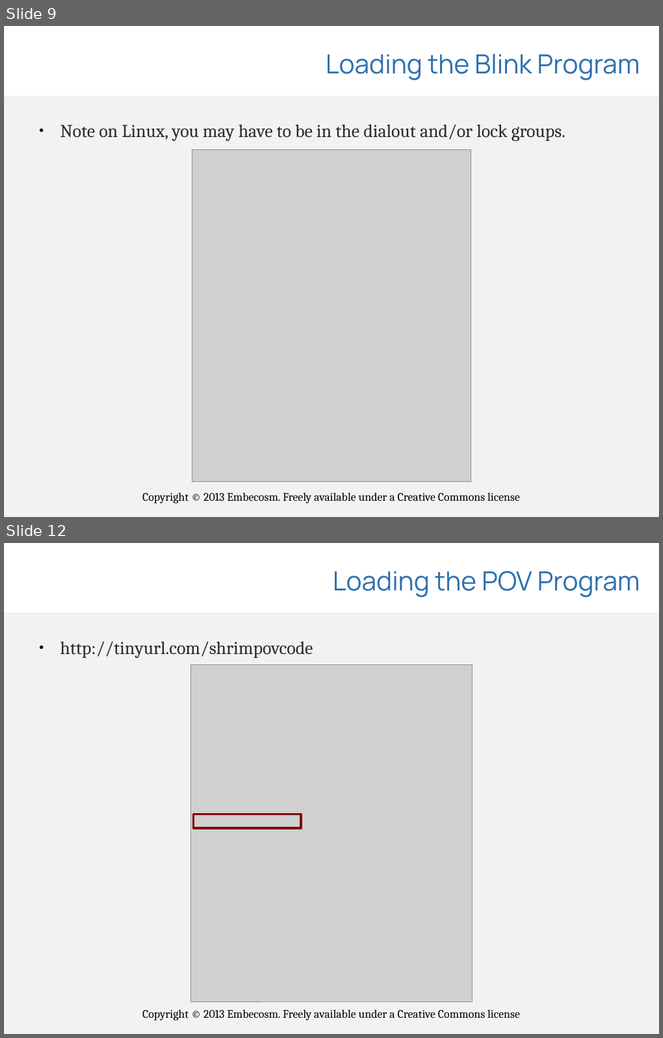
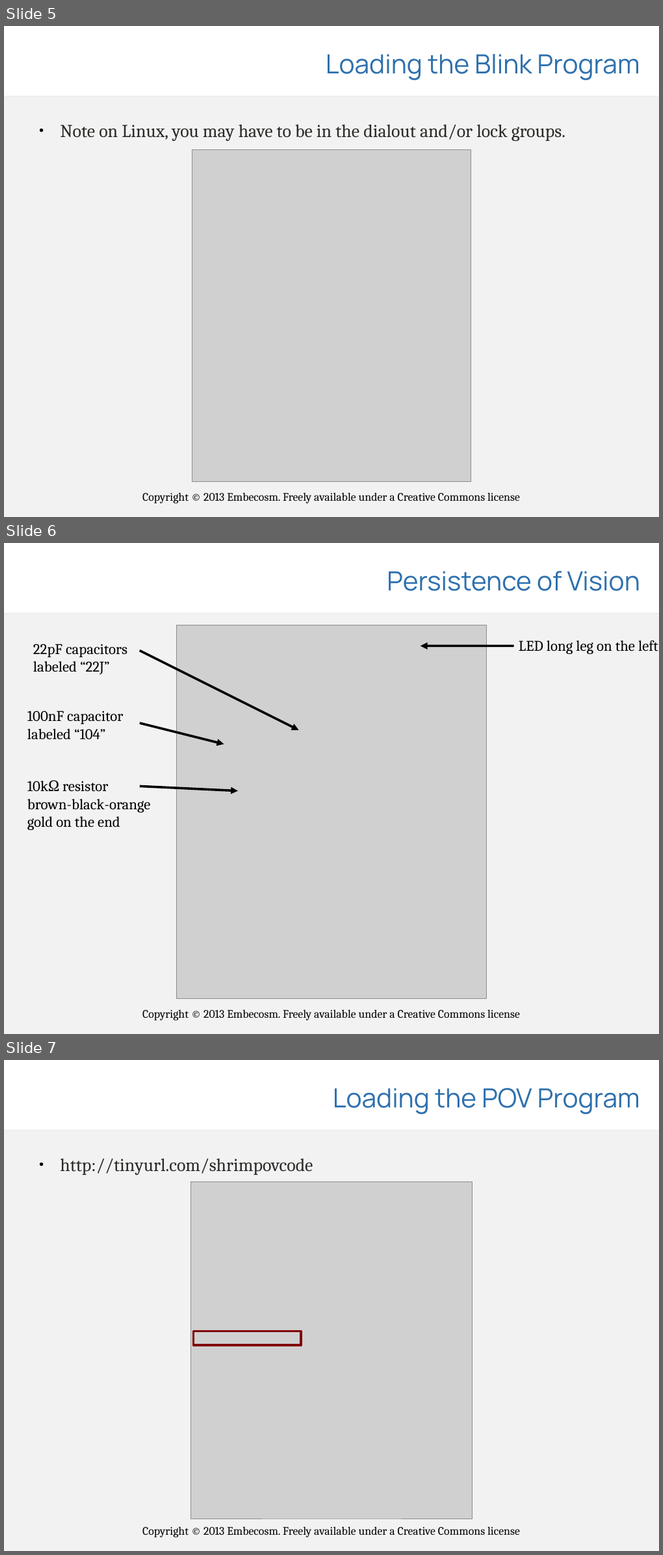
Before and after one commit to embecosm/shrimp-pov, a slide deck: presentations/shrimp-pov.odp. Shown one above the other, each under a label of ours: slides 9 and 12 before the commit, slides 5, 6 and 7 after it; the slides between them are not shown. The pictures are 663x1038 and 663x1555 pixels, drawn with LibreOffice and Linux fonts; fonts in the diff are those of the drawing; grey boxes stand for pictures; background and template pictures are left out. Boxes give left, top, right and bottom in pixels: in the first picture for what was removed or moved away, otherwise in the second. Text is boxed around its words. In the diff, an @@ line names an element or a change of style, - is before the commit and + after.

```diff
--- a/presentations/shrimp-pov.odp
+++ b/presentations/shrimp-pov.odp
@@ slide 6 added at [4,543,659,1034], background #FFFFFF; not listed: 4 template elements that a slide beside it also shows @@
@@ title added at [387,571,640,591], 32 pt, text #2D70AE @@
+Persistence of Vision
@@ picture added at [177,625,487,999] @@
@@ text added at [519,640,659,654], 18 pt, text #000000 @@
+LED long leg on the left
@@ text added at [33,644,128,675], 18 pt, text #000000 @@
+22pF capacitors
+labeled “22J”
@@ arrow added from (140, 651) to (299, 730), #000000 2.83 pt @@
@@ arrow added from (514, 646) to (421, 646), #000000 2.83 pt @@
@@ text added at [27,711,123,739], 18 pt, text #000000 @@
+100nF capacitor
+labeled “104”
@@ arrow added from (140, 723) to (224, 745), #000000 2.83 pt @@
@@ text added at [27,781,151,830], 18 pt, text #000000 @@
+10kΩ resistor
+brown-black-orange
+gold on the end
@@ arrow added from (140, 786) to (238, 791), #000000 2.83 pt @@
@@ what was slide 9 is now slide 5 @@
@@ what was slide 12 is now slide 7 @@
```
Also in this commit, not shown: 3 slides changed, 3 other slides added, 6 slides removed, 1 other file.
